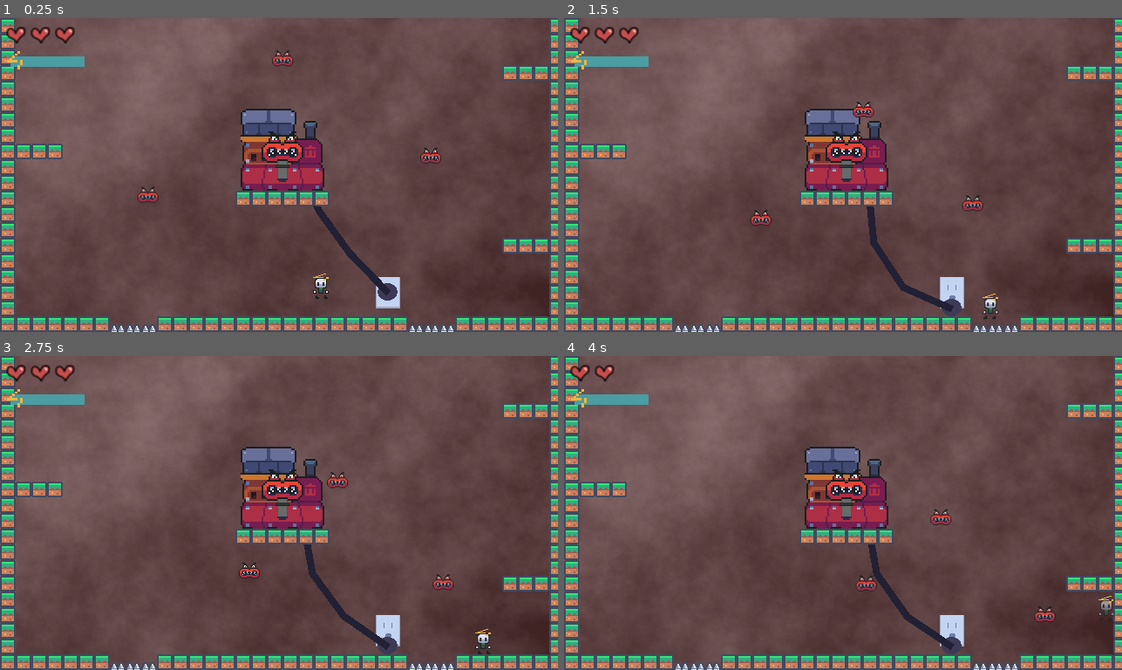
Above: before the commit, frames 1-4 (two rows, left to right).
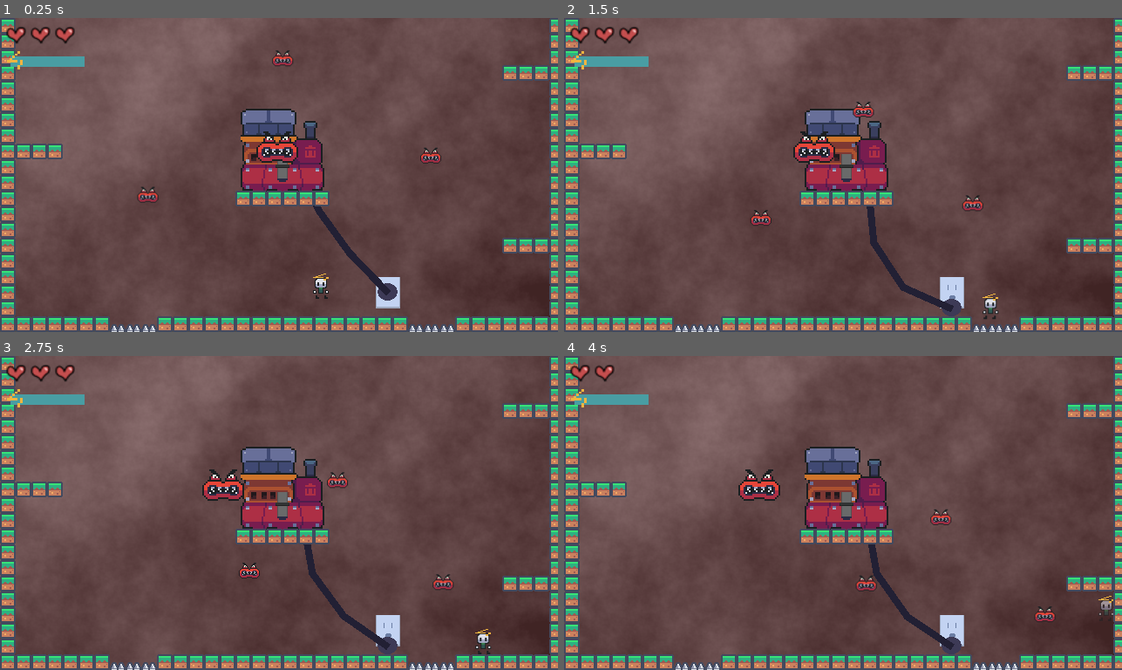
Above: after the commit, the same moments.

Repository: snootyjerk/Boss-Rush-Jam
Game: Godot game, scene res://main.tscn
The game is run twice, just before and just after one commit, with the same random seed, the same clock (stepped at 60 frames per second) and the same inputs.
Inputs:
- Up to frame 1 (0.25 s): no input
- Up to frame 2 (1.5 s): hold Right (right) from 0.53 s (still down); tap Space (jump) at 0.77 s
- Up to frame 3 (2.75 s): tap Space (jump) at 1.52 s; release Right (right) at 2.03 s; hold Left (left) from 2.03 s (still down)
- Up to frame 4 (4 s): release Left (left) at 2.78 s; hold Right (right) from 2.78 s (still down); tap Space (jump) at 3.02, 3.77 s

The runs differ from the first frame. In frame 1, 0.4% of the frame differs, in the area x 45-55%, y 36-47%; in frame 2, 0.9%; in frame 3, 1.0%; in frame 4, 1.0%, in the area x 31-55%, y 36-47%.

Commit message:
Vacuum head attack
Added movement and bite attack to the head. It's broken for now.

Diff:
--- a/Bosses/boss_test.tscn
+++ b/Bosses/boss_test.tscn
@@ -1,12 +1,16 @@
-[gd_scene load_steps=6 format=3 uid="uid://dn6303lg03qwh"]
+[gd_scene load_steps=8 format=3 uid="uid://dn6303lg03qwh"]
 
 [ext_resource type="Texture2D" uid="uid://ktyjmqe2qvix" path="res://Sprite Sheets/Vaccum_Body.png" id="1_o2rdb"]
 [ext_resource type="Texture2D" uid="uid://dy00dfrvlhb67" path="res://Sprite Sheets/Vaccum_Head.png" id="2_6jmnq"]
 [ext_resource type="Texture2D" uid="uid://cico2gnt6y2ej" path="res://Sprite Sheets/Vaccum_hose.png" id="2_230tu"]
 [ext_resource type="PackedScene" uid="uid://d3k50v47wuhsr" path="res://Bosses/static_boss_hitbox.tscn" id="4_6et36"]
+[ext_resource type="Script" path="res://Bosses/head_character_2d.gd" id="4_ty75v"]
 
 [sub_resource type="RectangleShape2D" id="RectangleShape2D_gmq4e"]
 size = Vector2(36.5, 31.5)
+
+[sub_resource type="RectangleShape2D" id="RectangleShape2D_iq4wm"]
+size = Vector2(20, 14.5)
 
 [node name="BossTest" type="Node2D"]
 scale = Vector2(2, 2)
@@ -24,11 +28,6 @@
 texture = ExtResource("2_230tu")
 texture_mode = 1
 
-[node name="HeadSprite" type="Sprite2D" parent="."]
-texture_filter = 1
-position = Vector2(0, 1)
-texture = ExtResource("2_6jmnq")
-
 [node name="StaticBossHitbox" parent="." instance=ExtResource("4_6et36")]
 
 [node name="CollisionShape2D" parent="StaticBossHitbox" index="0"]
@@ -41,4 +40,19 @@
 position = Vector2(-0.25, 8.25)
 shape = SubResource("RectangleShape2D_gmq4e")
 
+[node name="HeadCharacter2D" type="CharacterBody2D" parent="."]
+position = Vector2(0, 1)
+collision_layer = 128
+collision_mask = 0
+motion_mode = 1
+script = ExtResource("4_ty75v")
+
+[node name="HeadSprite" type="Sprite2D" parent="HeadCharacter2D"]
+texture_filter = 1
+texture = ExtResource("2_6jmnq")
+
+[node name="CollisionShape2D" type="CollisionShape2D" parent="HeadCharacter2D"]
+position = Vector2(0, -2.25)
+shape = SubResource("RectangleShape2D_iq4wm")
+
 [editable path="StaticBossHitbox"]
--- /dev/null
+++ b/Bosses/head_character_2d.gd
@@ -0,0 +1,77 @@
+extends CharacterBody2D
+
+
+@export var _idle_speed: float = 25
+@export var _strike_speed: float = 250
+@export var _tether_length: float = 100
+
+@export var _idle_timer_max = 10
+var _idle_timer = _idle_timer_max
+
+@export var _pause_timer_max = 70
+var _pause_timer = _pause_timer_max
+
+@export var _recover_timer_max = 100
+var _recover_timer = _recover_timer_max
+
+var _tether_point = global_position
+var _target_direction = Vector2(1,0)
+enum _states {IDLE,PAUSE,STRIKE,RECOVER}
+#Idle: move back and forth, waiting for player to come in range.
+#Pause: wait a short while before charging at player
+#Strike: charge at player
+#Recover: move towards tether point, return to idle state
+
+var _current_state = _states.IDLE
+var _prev_state = _states.IDLE
+
+func _physics_process(delta: float) -> void:
+	match _current_state:
+
+		_states.IDLE:
+			velocity = -_target_direction * _idle_speed
+			_idle_timer -= 1
+			if _idle_timer <= 0 and _get_player_in_range():
+				_idle_timer = _idle_timer_max
+				_update_state(_states.PAUSE)
+				_target_direction = global_position.direction_to(Main.node.player_position)
+			elif _idle_timer <= 0:
+				_idle_timer = _idle_timer_max
+			if position.distance_to(_tether_point) > _tether_length:
+				position = _tether_point
+				print(position.distance_to(_tether_point))
+
+		_states.PAUSE:
+			_pause_timer -= 1
+			velocity = Vector2(0,0)
+			if _pause_timer <= 0:
+				_pause_timer = _pause_timer_max
+				_update_state(_states.STRIKE)
+
+		_states.STRIKE:
+			velocity = _target_direction * _strike_speed
+			if global_position.distance_to(_tether_point) > _tether_length:
+				_target_direction = _tether_point
+				_update_state(_states.RECOVER)
+
+		_states.RECOVER:
+			velocity = _target_direction * _idle_speed
+			_recover_timer -= 1
+			if _recover_timer <= 0:
+				_recover_timer = _recover_timer_max
+				_update_state(_states.IDLE)
+
+	var direction = global_position.direction_to(Main.node.player_position)
+	move_and_slide()
+
+func _get_player_in_range() -> bool:
+	var _player_distance =  _tether_point.distance_to(Main.node.player_position)
+	if _player_distance <= _tether_length:
+		return true
+	else:
+		return false
+
+func _update_state(new_state):
+	_prev_state = _current_state
+	_current_state = new_state
+	print(_current_state)
